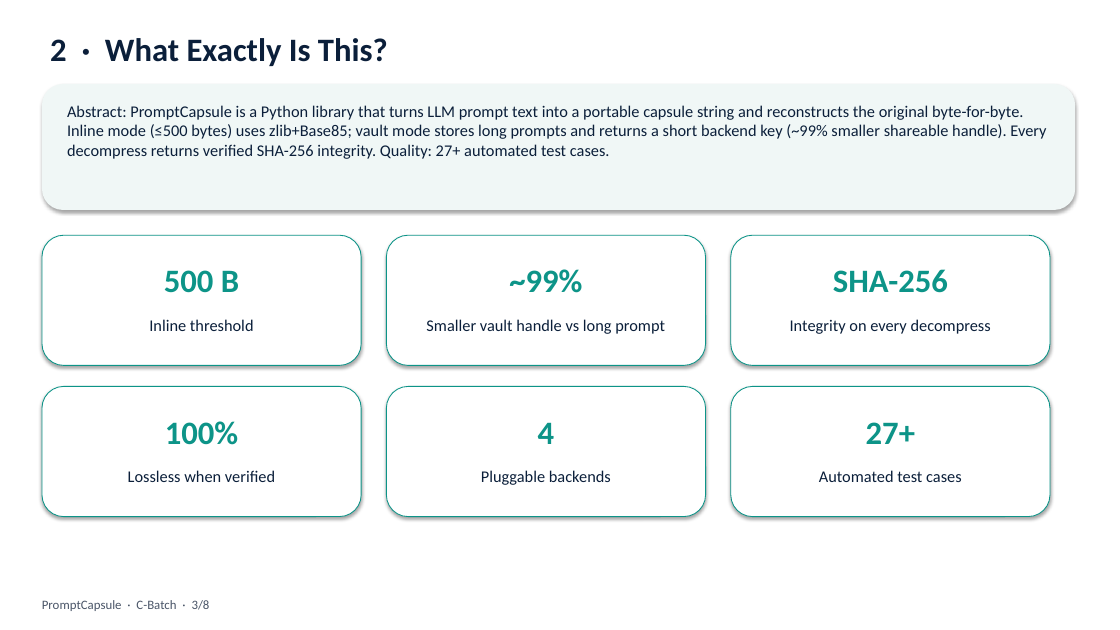
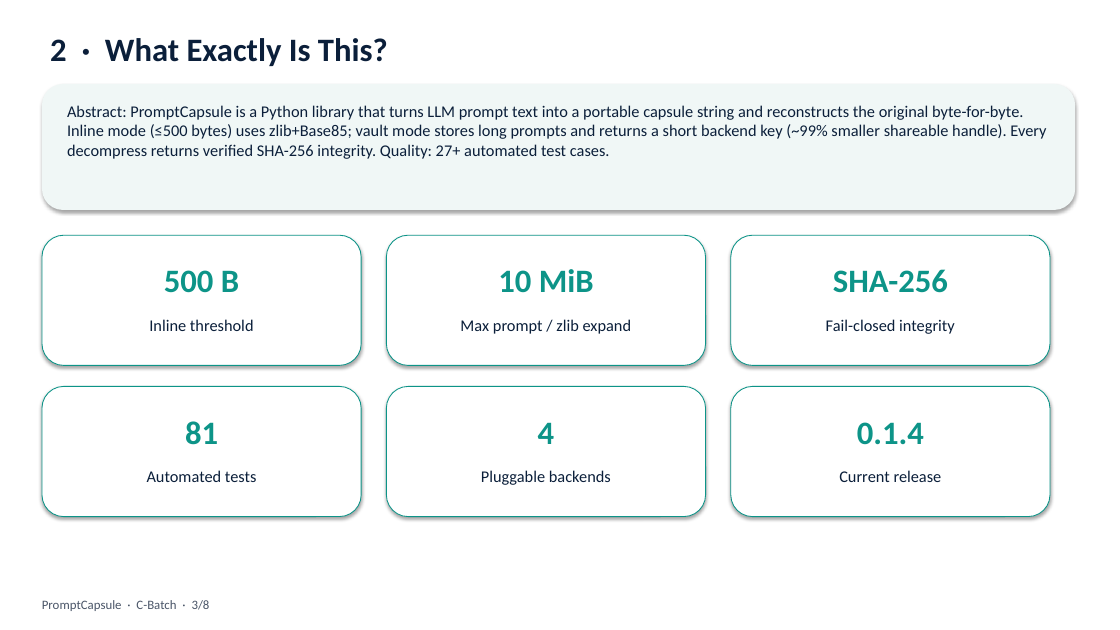
Before and after one commit to UdayaNirogi/promptcapsule, a slide deck: slide 3 of presentation/PromptCapsule_CBatch.pptx. Drawn at 1120x630 pixels with LibreOffice and Linux fonts; fonts in the diff are those of the drawing. Boxes give left, top, right and bottom in pixels: in the first picture for what was removed or moved away, otherwise in the second. Text is boxed around its words. In the diff, an @@ line names an element or a change of style, - is before the commit and + after.

```diff
--- a/presentation/PromptCapsule_CBatch.pptx
+++ b/presentation/PromptCapsule_CBatch.pptx
@@ text at (498,269,594,293): text changed @@
-~99%
+10 MiB
@@ text at (460,319,632,334): text changed @@
-Smaller vault handle vs long prompt
+Max prompt / zlib expand
@@ text at (826,319,955,334): text changed @@
-Integrity on every decompress
+Fail-closed integrity
@@ text at (185,421,218,445): text changed @@
-100%
+81
@@ text at (857,422,924,445): text changed @@
-27+
+0.1.4
@@ text at (147,470,257,482): text changed @@
-Lossless when verified
+Automated tests
@@ text at (839,470,942,482): text changed @@
-Automated test cases
+Current release
```
Also in this commit, not shown: 3 other slides changed, 1 slide added, 1 slide removed, 6 other files.
